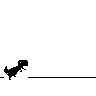
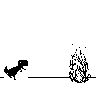
Layers edited between the first and the second 96px x 96px image:
added layer "PlantFire 副本" above "PlantFire" over (69, 44, 91, 83)
showed "DinoFireL" over (9, 76, 16, 80)
hid "DinoFireR" over (9, 76, 16, 80)
showed "Plant1" over (74, 59, 90, 81)
